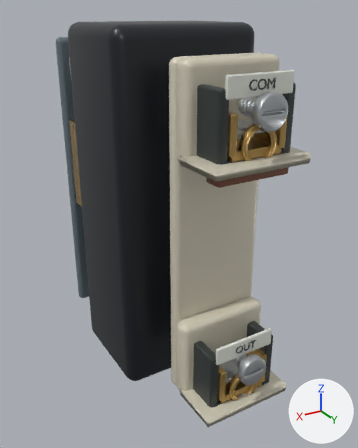
The glTF model lab/public/models/switch_gang-module-right.glb as it was, and as the next commit left it.
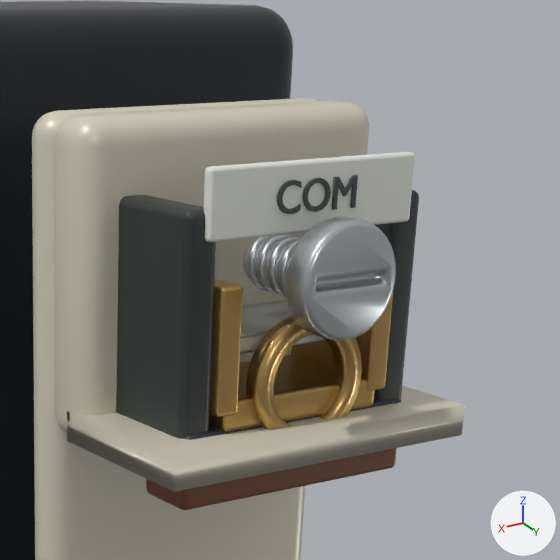
The first picture shows the older version from a camera (50 mm lens) standing at (0.448, 0.888, 1.0) and looking at (-0.017, 0.113, 0.612). The close-ups show the older and then the newer version on the part from 44% to 96% of the width and 4% to 46% of the height of that picture. Only the edits that show in the close-ups are written down. Every picture has the same lights, and +X, +Y and +Z are marked at lower right. Where no turn or scale is listed for an object, it has been applied to the vertices. Vertices at exactly the same position are counted once.

Names of what the first close-up shows: 'Moulded conductor identification', 'Moulded terminal legend pad', 'detail:terminal-clamp:COM · Detail machined brass', 'detail:terminal-clamp:COM · Detail moulded engineering polymer', 'detail:terminal-clamp:COM · Detail zinc plated fixing', 'mark:COM', 'node-2', 'part:terminals · Original 5a609f27'.
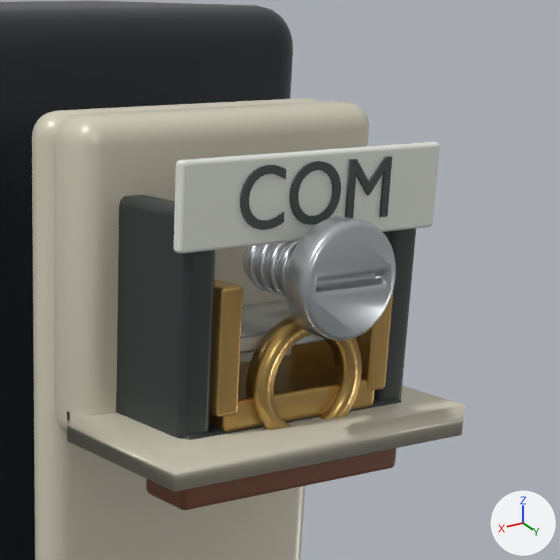
Location of each change, [x1, y1, x2, y2] in pixels of the close-ups (560 x 560 px; the box of a moved part takes in the faces that stretch with it):
'Moulded terminal legend pad', reshaped (26% wider, 24% taller)
    before: [203, 152, 415, 242]
    after: [173, 142, 440, 254]
part 1 of me_moulded_marking, moved or reshaped
    before: [277, 175, 358, 214]
    after: [240, 156, 392, 230]
part 2 of me_cube_023, moved or reshaped
    before: [408, 153, 415, 218]
    after: [432, 143, 440, 223]
part 3 of me_cube_023, moved or reshaped
    before: [205, 157, 413, 242]
    after: [174, 147, 439, 254]
part 4 of me_cube_023, moved or reshaped
    before: [203, 152, 413, 238]
    after: [173, 142, 439, 250]

Diff of the bpy script that builds the scene:
```diff
--- a/lab/public/models/switch_gang-module-right.glb.py
+++ b/lab/public/models/switch_gang-module-right.glb.py
@@ me_moulded_marking @@
 # used by ob_mark_com; location = (0.0, 0.3585, 0.9089)
-me_moulded_marking.from_pydata(...)  # 2508 vertices, 5008 faces; spans x -0.0218..0.0223, y -0.0006..0.0006, z -0.0063..0.008
+me_moulded_marking.from_pydata(...)  # 2508 vertices, 5008 faces; spans x -0.0413..0.0423, y -0.0006..0.0006, z -0.0119..0.015
+# me_moulded_marking part 1: 2508 of 2508 vertices moved; they spanned x -0.0218..0.0223, y -0.0006..0.0006, z -0.0063..0.008 and now span x -0.0413..0.0423, y -0.0006..0.0006, z -0.0119..0.015; mean shift (0.0058, 0.0, 0.0008)
 me_moulded_marking.materials.append(mat_rear_terminal_legend)
@@ me_cube_023 @@
 # used by ob_moulded_terminal_legend_pad; location = (0.0, 0.3545, 0.9089)
-me_cube_023.from_pydata(...)  # 96 vertices, 188 faces; spans x -0.0575..0.0575, y -0.003..0.003, z -0.0155..0.0155
+me_cube_023.from_pydata(...)  # 96 vertices, 188 faces; spans x -0.0725..0.0725, y -0.003..0.003, z -0.019..0.019
+# me_cube_023 part 2: all 24 vertices in x -0.0575..-0.0555, y -0.003..0.003, z 0.0135..0.0155 are moved by (-0.015, 0.0, 0.0035)
+# me_cube_023 part 3: all 24 vertices in x 0.0555..0.0575, y -0.003..0.003, z -0.0155..-0.0135 are moved by (0.015, 0.0, -0.0035)
+# me_cube_023 part 4: all 24 vertices in x 0.0555..0.0575, y -0.003..0.003, z 0.0135..0.0155 are moved by (0.015, 0.0, 0.0035)
+# other edits to the shape of me_cube_023 do not show in these pictures
 me_cube_023.materials.append(mat_rear_marking_pad_com)
```
